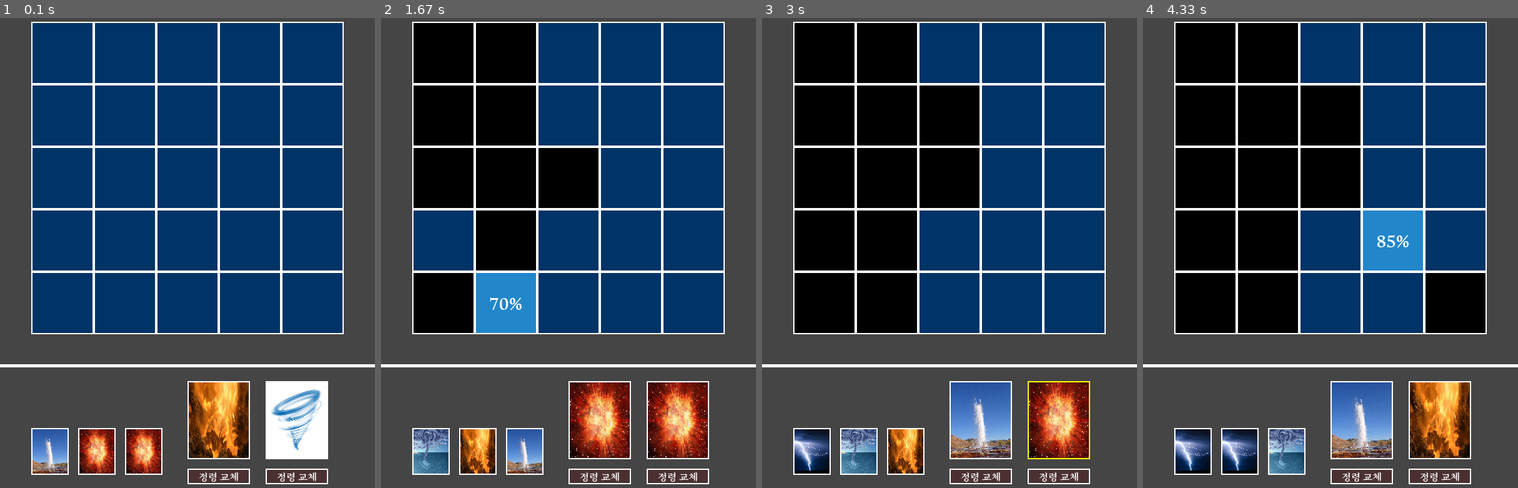
Above: before the commit, frames 1-4 (left to right).
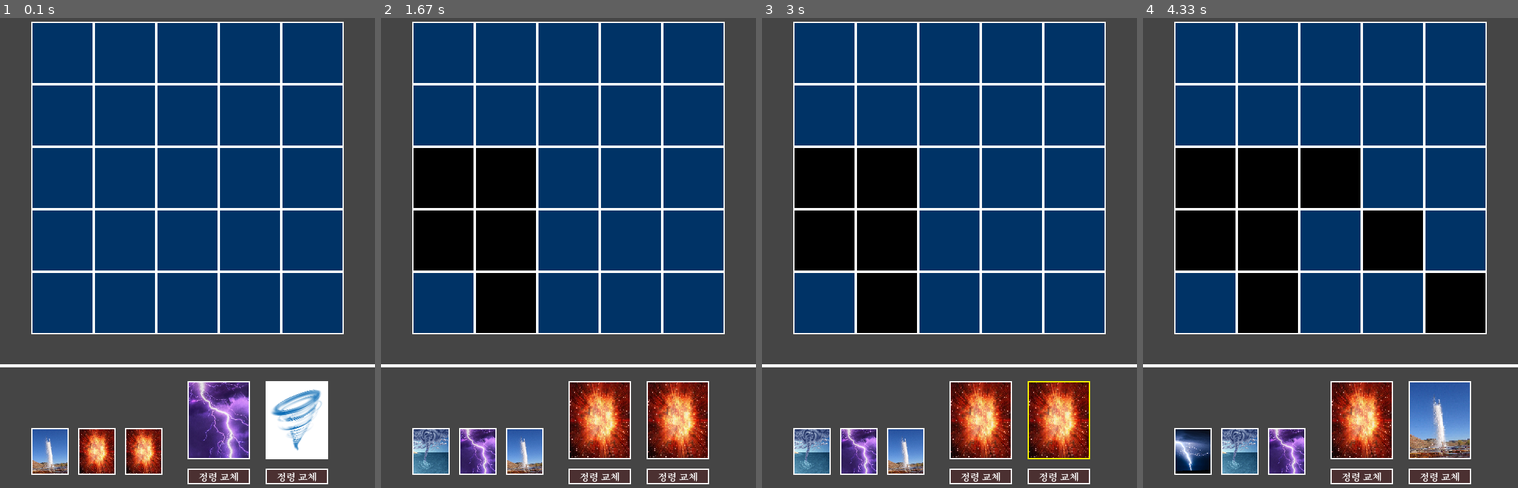
Above: after the commit, the same moments.

Repository: wlsdn2749/Rostark-Transcendence-Simulator
Game: pygame game, started from games/main.py
Two runs of this game, one before a commit and one after it. Both use one fixed random seed, a clock stepped at 60 frames per second and the inputs below.
Inputs (mouse positions are in pixels of both pictures, inside the frame that each line leads up to):
- Up to frame 1 (0.1 s): no input
- Up to frame 2 (1.67 s): click (598, 412) at 0.38 s; click (429, 191) at 0.72 s; click (677, 412) at 1.05 s; click (523, 206) at 1.38 s
- Up to frame 3 (3 s): click (979, 412) at 1.72 s; click (837, 210) at 2.05 s; click (1058, 412) at 2.95 s
- Up to frame 4 (4.33 s): click (1465, 304) at 3.28 s

The runs differ from the first frame. In frame 1, 2.6% of the frame differs, in the area x 50-67%, y 77-94%; in frame 2, 17%; in frame 3, 19%; in frame 4, 21%, in the area x 8-88%, y 1-97%.

Commit message:
add: lightningbolt mechanism

Diff:
--- a/games/main.py
+++ b/games/main.py
@@ -7,7 +7,7 @@
 # 절대 경로 참조
 sys.path.append(os.path.dirname(os.path.abspath(os.path.dirname(__file__))))
 from pakeages.gameobject import Tile, Slot, Card, Sequence, Button  # noqa: E402
-from pakeages.random import is_destroy  # noqa : E402
+from pakeages.random_object import is_destroy, is_create  # noqa : E402
 
 
 WHITE = (255, 255, 255)
@@ -75,6 +75,8 @@
 
 # # 슬롯에 정령 할당하기
 seq = Sequence()
+# Test
+# seq = Sequence(test=True)
 for i in range(2):
     slots[i].assign(screen, Card(element=seq.pop()))
 
@@ -97,8 +99,20 @@
 
 def main_slot_assign(slot: Slot) -> None:
     next_card = next_slots_pop()
-    slot.assign(screen, next_card)
+    slot.assign(screen, next_card)  # select도 꺼짐
     pygame.display.update()
+
+
+# 현재 모든 타일의 정보를 담고 있는 타일을 리턴 -> tiles: List[Tile]
+def get_info_all_tiles() -> List[Tile]:
+    return tiles
+
+
+def tile_state_update(i: int, j: int) -> None:
+    if tiles[i][j].enabled:
+        tiles[i][j].create(screen)
+    else:
+        tiles[i][j].destroy(screen)
 
 
 while not game_over:
@@ -110,21 +124,58 @@
             if 50 <= x <= 550 and 50 <= y <= 550:  # ! Tile Click Event
                 x, y = (x - 50) // 100, (y - 50) // 100
                 if tiles[x][y].enabled:
-                    if slots[0].selected:
-                        effect_range = slots[0].card.element.effect_range(x, y)
-                        main_slot_assign(slots[0])
-                        slots[0].toggle_select(screen)
-                    elif slots[1].selected:
-                        effect_range = slots[1].card.element.effect_range(x, y)
-                        main_slot_assign(slots[1])
-                        slots[1].toggle_select(screen)
-
-                    if effect_range:
-                        for x, y, value in effect_range:
-                            if 0 <= x <= 4 and 0 <= y <= 4:
-                                if tiles[x][y].enabled:
-                                    if is_destroy(value):
-                                        tiles[x][y].destroy(screen)
+                    # 벼락 아닐때
+                    if slots[0].card.element.__class__.__name__ != "LightningBolt":
+                        if slots[0].selected:
+                            effect_range = slots[0].card.element.effect_range(x, y)
+                            main_slot_assign(slots[0])
+                        elif slots[1].selected:
+                            effect_range = slots[1].card.element.effect_range(x, y)
+                            main_slot_assign(slots[1])
+
+                        if effect_range:
+                            for x, y, value in effect_range:
+                                if 0 <= x <= 4 and 0 <= y <= 4:
+                                    if tiles[x][y].enabled:
+                                        if is_destroy(value):
+                                            tiles[x][y].destroy(screen)
+                    # 벼락 일때
+                    if slots[0].card.element.__class__.__name__ == "LightningBolt":
+                        if slots[0].selected:
+                            (
+                                effect_range,
+                                break_effect_range,
+                                restore_effect_range,
+                            ) = slots[0].card.element.effect_range(
+                                x, y, get_info_all_tiles()
+                            )
+                            main_slot_assign(slots[0])
+                        elif slots[1].selected:
+                            (
+                                effect_range,
+                                break_effect_range,
+                                restore_effect_range,
+                            ) = slots[1].card.element.effect_range(
+                                x, y, get_info_all_tiles()
+                            )
+                            main_slot_assign(slots[1])
+
+                        if break_effect_range:  # 제거
+                            for x, y, value in break_effect_range:
+                                if 0 <= x <= 4 and 0 <= y <= 4:
+                                    if tiles[x][y].enabled:
+                                        if is_destroy(value):
+                                            tiles[x][y].destroy(screen)
+                                            print(x, y, "break")
+
+                        if restore_effect_range:  # 후 생성
+                            for x, y, value in restore_effect_range:
+                                if 0 <= x <= 4 and 0 <= y <= 4:
+                                    if not tiles[x][y].enabled:
+                                        if is_create(value):
+                                            tiles[x][y].create(screen)
+                                            print(x, y, "restore")
+                    # tile_state_update()
 
             elif 300 <= x <= 400 and 625 <= y <= 725:  # ! Slot 0
                 slots[0].toggle_select(screen)
@@ -145,8 +196,17 @@
                 print(x, y)
                 print("바깥쪽")
 
+            # tile state update
+            for i in range(5):
+                for j in range(5):
+                    tile_state_update(i, j)
+
     # 슬롯이 골라졌을때 마우스가 타일 위로 올라감을 감지
+    # dummy not to occur Nameerror
     effect_range = None
+    break_effect_range = None
+    restore_effect_range = None
+
     if slots[0].selected or slots[1].selected:
         mouse_pos = pygame.mouse.get_pos()
 
@@ -155,15 +215,26 @@
             for j in range(5):
                 if tiles[i][j].collidepoint(mouse_pos) and tiles[i][j].enabled:
                     if slots[0].selected:
-                        effect_range = slots[0].card.element.effect_range(i, j)
-                    if slots[1].selected:
-                        effect_range = slots[1].card.element.effect_range(i, j)
-
-                # 모든 타일을 갱신
-                if tiles[i][j].enabled:
-                    tiles[i][j].create(screen)
-                else:
-                    tiles[i][j].destroy(screen)
+                        if (
+                            slots[0].card.element.__class__.__name__ != "LightningBolt"
+                        ):  # 벼락아니면 현재 블럭의 정보를 넘겨줄 필요가 없음
+                            effect_range = slots[0].card.element.effect_range(i, j)
+                        else:
+                            effect_range, _, _ = slots[0].card.element.effect_range(
+                                i, j, get_info_all_tiles()
+                            )
+
+                    elif slots[1].selected:
+                        if (
+                            slots[1].card.element.__class__.__name__ != "LightningBolt"
+                        ):  # 벼락아니면 현재 블럭의 정보를 넘겨줄 필요가 없음
+                            effect_range = slots[1].card.element.effect_range(i, j)
+                        else:
+                            effect_range, _, _ = slots[1].card.element.effect_range(
+                                i, j, get_info_all_tiles()
+                            )
+
+                tile_state_update(i, j)
 
         # 표시해야할 타일이 있을 경우 그 위치를 퍼센트 표시
         if effect_range:
@@ -171,9 +242,10 @@
                 if 0 <= x <= 4 and 0 <= y <= 4:
                     if tiles[x][y].enabled:
                         tiles[x][y].show(screen, value)
-                        # print(x, y, value)
 
     # 그린 선 반영
+
+    # 모든 타일을 갱신
     pygame.display.update()
 
 
--- a/games/pakeages/element.py
+++ b/games/pakeages/element.py
@@ -1,6 +1,12 @@
-from typing import Any
+from typing import Any, List
+import sys
+import os
 import pygame
 import inspect
+
+sys.path.append(os.path.dirname(os.path.abspath(os.path.dirname(__file__))))
+# from pakeages.gameobject import Tile # noqa: E402
+from pakeages.random_object import random_number_int, random_tile_select  # noqa: E402
 
 dy = [1, 0, -1, 0]
 dx = [0, 1, 0, -1]  # 0: 아래쪽(남), 1: 오른쪽(동), 2: 위쪽(북), 3: 왼쪽(서)
@@ -286,6 +292,69 @@
         return range_list
 
 
+class LightningBolt(Element):
+    """
+    - 이름 : 벼락
+    - 등급 : 일반
+    - 효과 : 선택한 석판 100% 타격->무작위 석판 0~2개 파괴 ->무작위 석판 0~1개 재생성
+
+
+    - effect_range 구하는 프로세스
+    - 1. 0~2를 랜덤으로 정함 확률은 uniform_random(확률 동일)
+    - 2. 선택된 타일 제외 부서지지 않은 타일을 랜덤으로 1에서 정한 만큼 타격(확률 동일)
+    - 3. 2에서 부서진 타일 포함 아직 부서지지 않은 타일 1개 50% 확률로 재생성
+    """
+
+    def __init__(self) -> None:
+        super().__init__()
+        self.image = self.get_image("./games/images/lightningbolt.jpeg")
+
+    def effect_range(
+        self, x: int, y: int, tiles: List[Any]
+    ) -> tuple[
+        list[tuple[int, int, str]],
+        list[tuple[int, int, int]],
+        list[tuple[int, int, int]],
+    ]:  # effect, break, restore
+        range_list = list()
+
+        # 1. Part
+        break_number = random_number_int(0, 2)  # 0~2 랜덤
+        restore_number = random_number_int(0, 1)  # 0~1 랜덤
+        # 2. Part
+        break_candidate_tiles = []
+        restore_candidate_tiles = [(x, y)]  # 자기도 부셔질 수 있다.
+        for i in range(len(tiles)):
+            for j in range(len(tiles[i])):
+                if x == i and y == j:  # 선택된 타일은 무조건 깨지므로 랜덤에 안넣음
+                    continue
+                if tiles[i][j].enabled is True:
+                    break_candidate_tiles.append((i, j))
+                    range_list.append((i, j, "?"))  # 표시를 위함
+
+                else:
+                    restore_candidate_tiles.append((i, j))
+
+        break_tiles = random_tile_select(
+            break_candidate_tiles, break_number
+        )  # 부셔야할 좌표 x,y 반환
+
+        def convert(tup: tuple[int, int]) -> tuple[int, int, int]:
+            return tup[0], tup[1], 100  # 하는 함수 x, y -> x,y,100
+
+        break_tiles = list(map(convert, break_tiles))
+
+        break_tiles.append((x, y, 100))  # 선택한 지점 포함
+        range_list.append((x, y, "100"))  # 100% 선택한 지점은 100%
+
+        restore_tiles = random_tile_select(
+            restore_candidate_tiles, restore_number
+        )  # 생성되야할 좌표 x,y
+        restore_tiles = list(map(convert, restore_tiles))
+
+        return range_list, break_tiles, restore_tiles  # 범위
+
+
 def get_all_elements() -> list[Any]:
     current_module = inspect.getmodule(inspect.currentframe())
     elements = []
--- a/games/pakeages/gameobject.py
+++ b/games/pakeages/gameobject.py
@@ -1,7 +1,7 @@
 import pygame
-from typing import Any, Optional
-from pakeages.element import ThunderStroke, WaterSpout  # noqa: E402
-from pakeages.random import random_slots_element_init
+from typing import Any, Optional, Union, List
+from games.pakeages.random_object import random_slots_element_init
+from games.pakeages.element import get_all_elements
 
 WHITE = (255, 255, 255)
 BLACK = (0, 0, 0)
@@ -70,13 +70,19 @@
         pygame.draw.rect(surface, WHITE, self, 2)  # 외곽선은 그대로
         self.enabled = False  # 파괴됬다고 표시
 
-    def show(self, surface: pygame.surface.Surface, value: int) -> None:
+    def show(self, surface: pygame.surface.Surface, value: Union[int, str]) -> None:
         # font.render(text, 안티엘리어싱, 색 지정(rgb), 텍스트 배경색(rgb))
 
-        pygame.draw.rect(surface, TILE_SELECTED, self)  # TILE_SELECTED으로 Boarding
+        pygame.draw.rect(surface, TILE_SELECTED, self)  # TILE_SELECTED
         pygame.draw.rect(surface, WHITE, self, 2)  # 하얀색으로 Boarding
 
-        text_surface = font.render(f"{value}%", True, WHITE)
+        if isinstance(value, int):
+            text_surface = font.render(f"{value}%", True, WHITE)
+        elif isinstance(value, str):
+            if value != "?":
+                text_surface = font.render(f"{value}%", True, WHITE)
+            else:
+                text_surface = font.render(f"{value}", True, WHITE)
 
         # CHATGPT
         text_width, text_height = text_surface.get_size()
@@ -97,12 +103,7 @@
         self.make()
 
     def make(self) -> None:
-        if self.name == "thunderstroke":
-            self.element = ThunderStroke()
-        elif self.name == "waterspout":
-            self.element = WaterSpout()
-        else:
-            pass
+        pass
 
 
 class Slot(pygame.Rect):  # type: ignore
@@ -125,6 +126,7 @@
         card.element.transform(self.width, self.height)
         self.card: Card = card  # card 등록
         surface.blit(card.element.image, self)
+        self.selected = False
         self.create(surface)  # 테두리 다시 그려주기
 
     def toggle_select(self, surface: pygame.surface.Surface) -> None:
@@ -138,10 +140,25 @@
 
 
 class Sequence:
-    def __init__(self) -> None:
-        self.next_slots = random_slots_element_init(init_value=50)
+    def __init__(self, test: bool = False) -> None:
+        self.elements = get_all_elements()
+        if not test:
+            self.next_slots = random_slots_element_init(
+                init_value=50, elements=self.elements
+            )
+        else:
+            self.next_slots = self.test_elements(init_value=50)
         # 여기 Sequence가 담겨있음
         print(self.next_slots)
+
+    def test_elements(self, init_value: int) -> List[Any]:
+        li = []
+        for _ in range(init_value):
+            for item in self.elements:
+                if item.__name__ == "LightningBolt":
+                    li.append(item)
+
+        return li
 
     def pop(self) -> Any:  # 정령이 리턴
         return self.next_slots.pop(0)  # 첫번쨰 Sequence에서 pop함.
--- a/games/pakeages/random.py
+++ /dev/null
@@ -1,19 +0,0 @@
-from typing import Any
-import random
-
-from pakeages.element import get_all_elements
-
-
-def is_destroy(value: int) -> bool:
-    rand = random.randint(1, 100)  # [1, 100]
-    if rand <= value:  # value %
-        return True
-
-    return False
-
-
-def random_slots_element_init(init_value: int = 20) -> list[Any]:  # 초기값 기본 20
-    elements = get_all_elements()
-    # print(elements)
-    random_slots = [random.choice(elements) for i in range(init_value)]
-    return random_slots
--- /dev/null
+++ b/games/pakeages/random_object.py
@@ -0,0 +1,43 @@
+from typing import Any, List
+import random
+
+
+def is_destroy(value: int) -> bool:
+    rand = random.randint(1, 100)  # [1, 100]
+    if rand <= value:  # value %
+        return True
+
+    return False
+
+
+def is_create(value: int) -> bool:
+    rand = random.randint(1, 100)  # [1, 100]
+    if rand <= value:  # value %
+        return True
+
+    return False
+
+
+def random_number_int(range_from: int, range_to: int) -> int:
+    number = random.randint(range_from, range_to)
+    return number
+
+
+def random_tile_select(
+    candidate_tiles: List[tuple[int, int]], break_number: int
+) -> List[tuple[int, int]]:
+    if len(candidate_tiles) >= break_number:
+        # tile이 항상 count보다 많아야 샘플 추출이 가능
+        selected_tile = random.sample(candidate_tiles, break_number)
+    else:
+        selected_tile = []
+
+    return selected_tile
+
+
+def random_slots_element_init(
+    init_value: int = 20, elements: List[Any] = []
+) -> List[Any]:  # 초기값 기본 20
+    # print(elements)
+    random_slots = [random.choice(elements) for i in range(init_value)]
+    return random_slots
Not shown, changed: Readme.md
Binary file added: games/images/lightningbolt.jpeg
